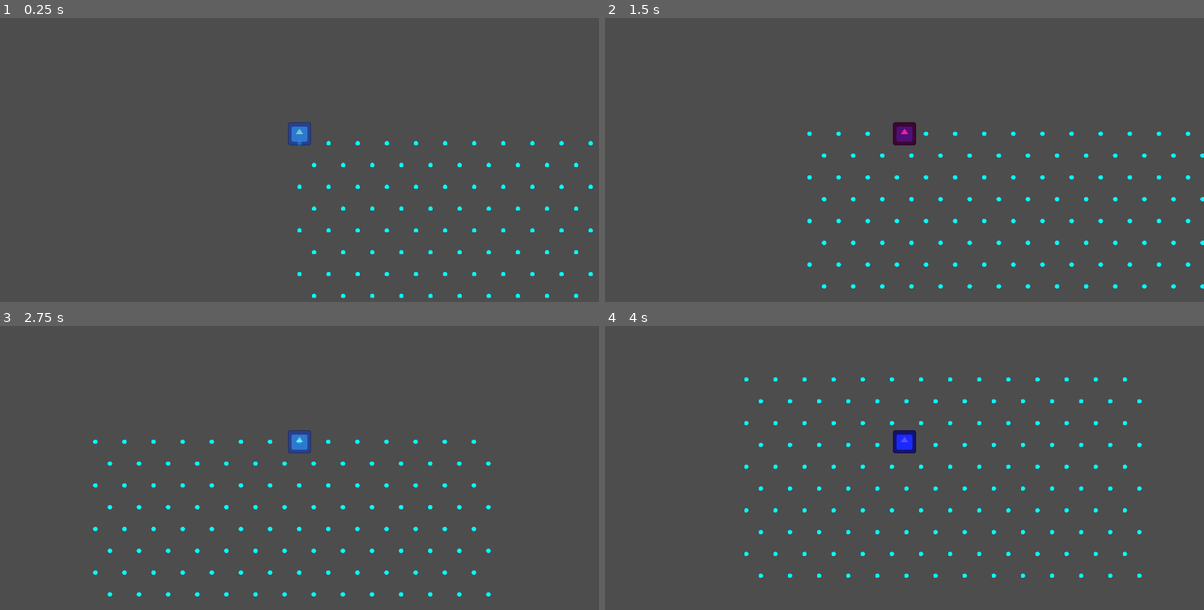
Above: before the commit, frames 1-4 (two rows, left to right).
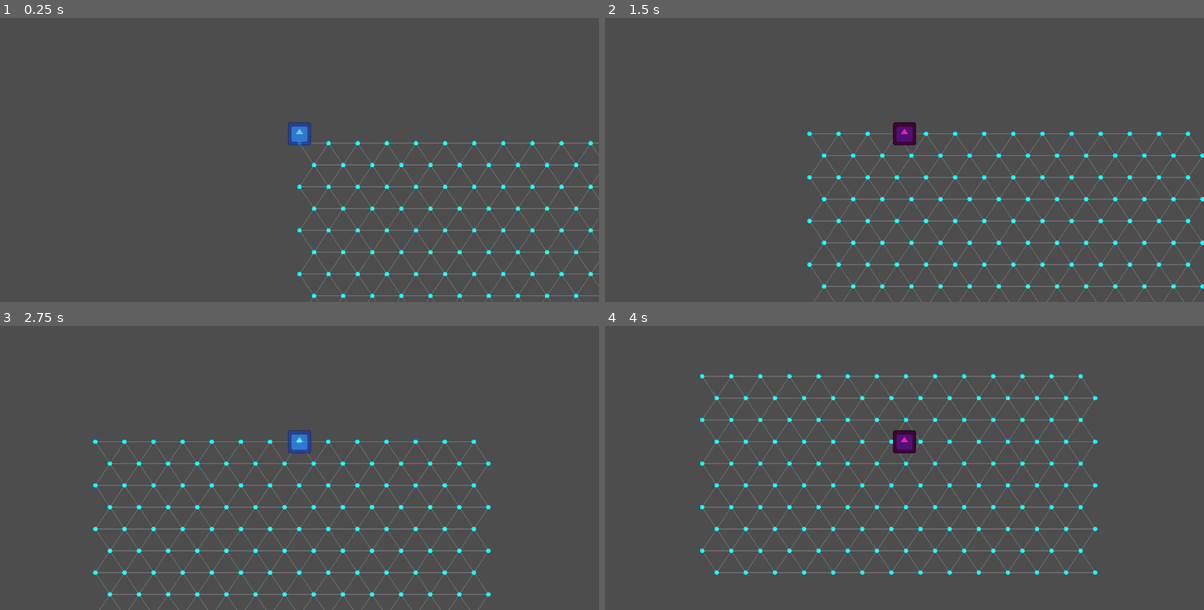
Above: after the commit, the same moments.

Repository: pieeks/NewGameRepo
Game: Godot game, scene res://scene/fight/testFigth.tscn
The game is run twice, just before and just after one commit, with the same random seed, the same clock (stepped at 60 frames per second) and the same inputs. This scene is started directly instead of the project's main scene. The engine's default icon, where the game draws it, is replaced by a stand-in: a white triangle on a blue panel in a dark square.
Inputs (mouse positions are in pixels of both pictures, inside the frame that each line leads up to):
- Up to frame 1 (0.25 s): no input
- Up to frame 2 (1.5 s): tap Enter at 0.5 s; move the mouse to (1036, 117) at 0.52 s; hold D (move_right) 0.53-1.28 s; click (1036, 117) at 0.6 s; move the mouse to (784, 151) at 1.27 s; hold S (move_down) from 1.28 s (still down); click (784, 151) at 1.35 s
- Up to frame 3 (2.75 s): move the mouse to (359, 368) at 2.02 s; release S (move_down) at 2.03 s; hold D (move_right) from 2.03 s (still down); click (359, 368) at 2.1 s
- Up to frame 4 (4 s): move the mouse to (874, 507) at 2.77 s; release D (move_right) at 2.78 s; hold W (move_up) 2.78-3.53 s; click (874, 507) at 2.85 s; move the mouse to (1084, 493) at 3.52 s; hold A (move_left) from 3.53 s (still down); click (1084, 493) at 3.6 s

The runs differ from the first frame. In frame 1, 2.0% of the frame differs, in the area x 49-100%, y 43-100%; in frame 2, 2.8%; in frame 3, 2.8%; in frame 4, 6.1%, in the area x 15-90%, y 16-89%.

Commit message:
Fix a grid point connection bug

Diff:
--- a/scripts/fights/grid_manager.gd
+++ b/scripts/fights/grid_manager.gd
@@ -17,16 +17,17 @@
 
 func setup_grid() -> void:
 	astar.clear()
-	var points_dict = {} #Hilfsspeicher: Vector2i(x, y) -> ID
-
+	var points_dict = {} # Hilfsspeicher: Vector2i(x, y) -> ID
 	var id = 0
 
+	# 1. PUNKTE ERSTELLEN
 	for y in height:
 		for x in width:
 			var grid_pos = Vector2i(x, y)
+			# Der Faktor 0.75 sorgt dafür, dass die Waben ineinandergreifen
 			var pos = Vector2(x * spacing, y * spacing * 0.75)
 
-			#Versatz für jede ungerade Reihe
+			# Versatz für jede ungerade Reihe (y = 1, 3, 5...) nach RECHTS
 			if y % 2 == 1:
 				pos.x += spacing / 2
 
@@ -34,31 +35,31 @@
 			points_dict[grid_pos] = id
 			id += 1
 
-
+	# 2. VERBINDUNGEN ERSTELLEN
 	for y in height:
 		for x in width:
 			var current_id = points_dict[Vector2i(x, y)]
 			var neighbor_coords = []
 
-			# Die 6 Nachbarn eines Hexagons hängen davon ab, ob die Reihe gerade/ungerade ist
-			if y % 2 == 0: # Gerade Reihe
+			# KORREKTUR: Die schrägen Nachbarn basierend auf deinem Versatz-System
+			if y % 2 == 0: # GERADE REIHE (y=0, 2...)
+				neighbor_coords = [
+					Vector2i(x, y-1), Vector2i(x-1, y-1), # Oben (Rechts & Links)
+					Vector2i(x-1, y), Vector2i(x+1, y),     # Direkt Links & Rechts
+					Vector2i(x, y+1), Vector2i(x-1, y+1)  # Unten (Rechts & Links)
+				]
+			else: # UNGERADE REIHE (y=1, 3...)
 				neighbor_coords = [
 					Vector2i(x, y-1), Vector2i(x+1, y-1), # Oben
 					Vector2i(x-1, y), Vector2i(x+1, y),     # Seiten
 					Vector2i(x, y+1), Vector2i(x+1, y+1)  # Unten
 				]
-			else: # Ungerade Reihe
-				neighbor_coords = [
-					Vector2i(x-1, y-1), Vector2i(x, y-1),
-					Vector2i(x-1, y), Vector2i(x+1, y),
-					Vector2i(x-1, y+1), Vector2i(x, y+1)
-				]
 
 			for n_coord in neighbor_coords:
 				if points_dict.has(n_coord):
+					# connect_points ist standardmäßig bidirektional
 					astar.connect_points(current_id, points_dict[n_coord])
 
-	##Verbindungen erstellen
 	queue_redraw()
 
 
@@ -71,6 +72,10 @@
 		var pos = astar.get_point_position(id)
 		draw_circle(pos, 3.0, Color.CYAN)
 
+		for connection_id in astar.get_point_connections(id):
+			var target_pos = astar.get_point_position(connection_id)
+			draw_line(pos, target_pos, Color(1,1,1,0.1), 1.0)
+
 
 func get_action_path(start_world_pos: Vector2, target_world_pos: Vector2) -> PackedVector2Array:
 	var start_id = astar.get_closest_point(start_world_pos)
